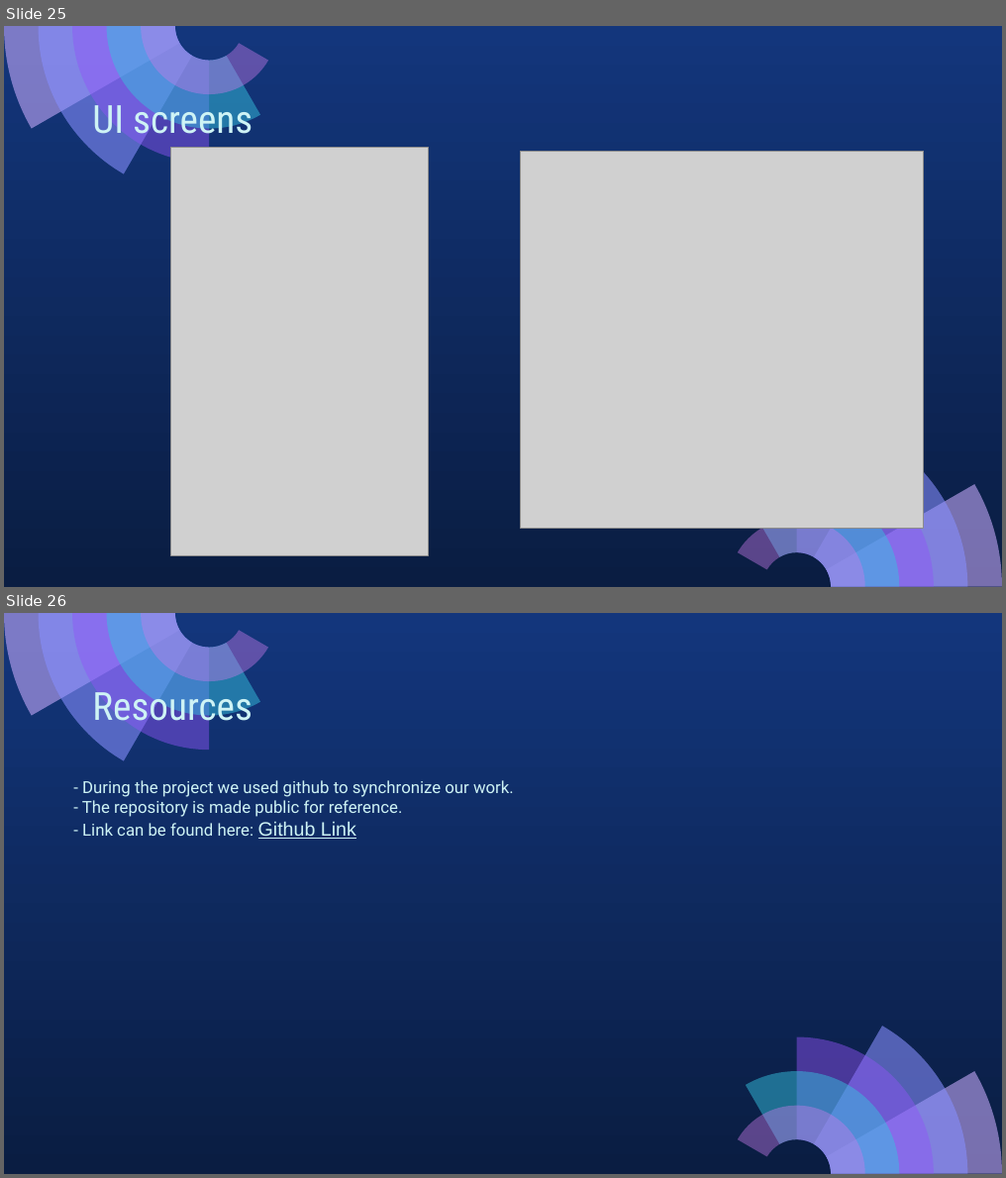
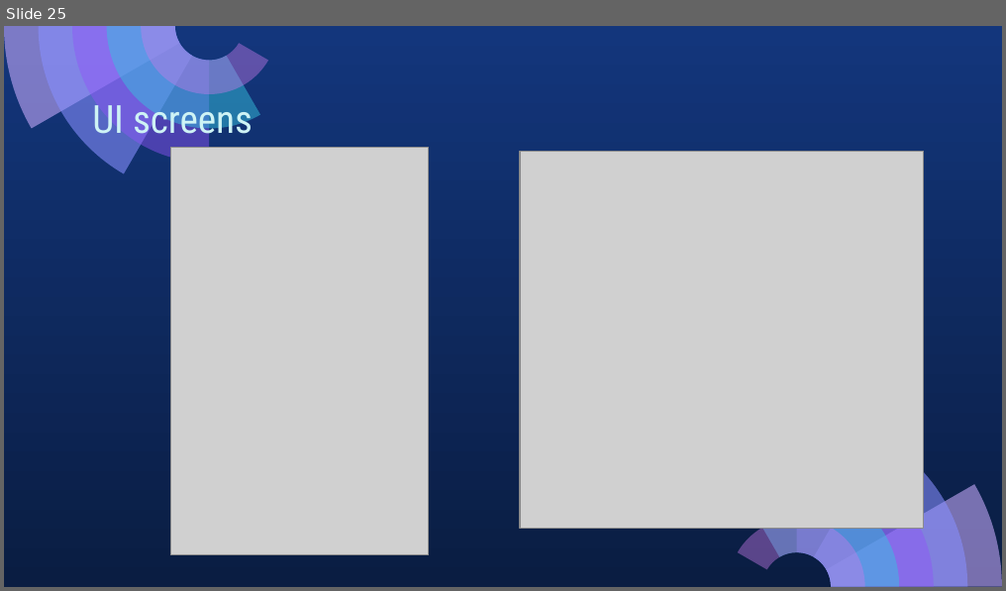
Before and after one commit to Abdullahaml1/cse608-assignments, a slide deck: Assignment_2/Assignment_2_presentation.pptx. Shown one above the other, each under a label of ours: slides 25 and 26 before the commit, slide 25 after it. The pictures are 1006x1178 and 1006x591 pixels, drawn with LibreOffice and Linux fonts; fonts in the diff are those of the drawing; grey boxes stand for pictures. Boxes give left, top, right and bottom in pixels: in the first picture for what was removed or moved away, otherwise in the second. Text is boxed around its words. In the diff, an @@ line names an element or a change of style, - is before the commit and + after.

```diff
--- a/Assignment_2/Assignment_2_presentation.pptx
+++ b/Assignment_2/Assignment_2_presentation.pptx
@@ slide 26 removed at (4,613,1002,1174), background gradient #13367C to #0A1D42; not listed: 10 template elements that a slide beside it also shows @@
@@ title removed at (92,685,252,731) @@
-Resources
@@ text removed at (82,780,514,839) @@
-- During the project we used github to synchronize our work.
-- The repository is made public for reference.
-- Link can be found here: Github Link
```
Also in this commit, not shown: 20 other slides changed, 4 slides added, 3 other slides removed, 4 other files.
